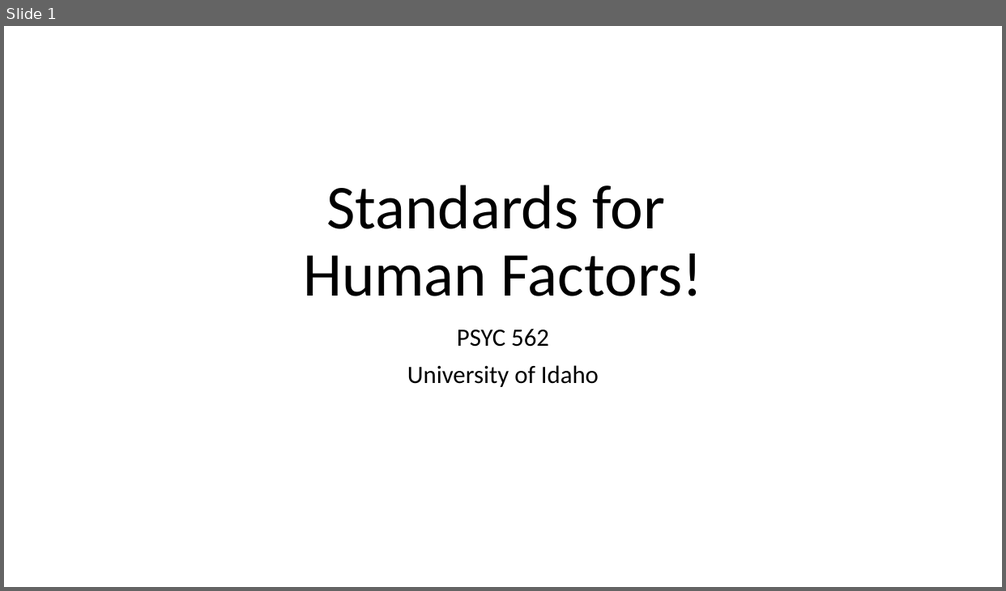
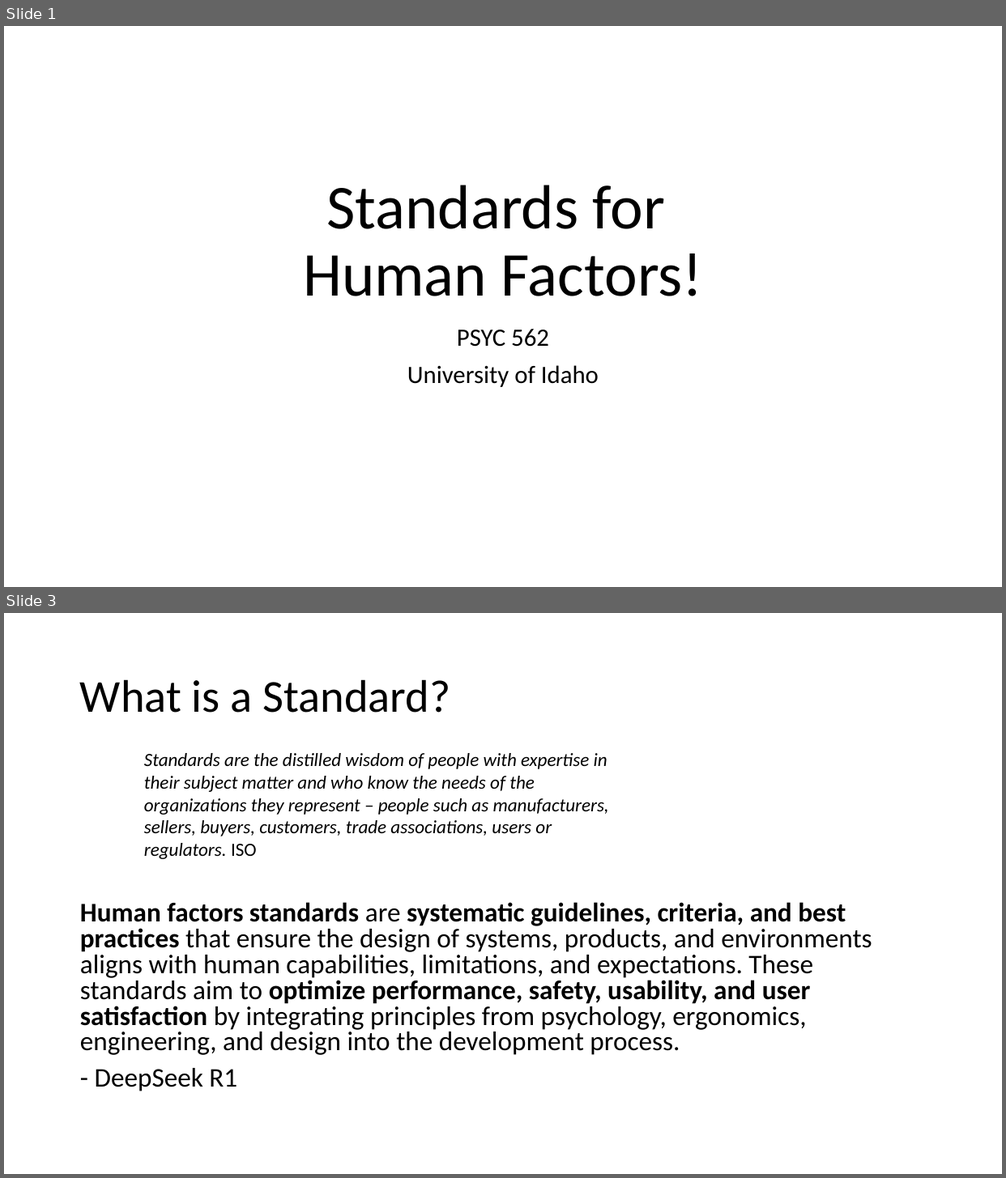
Before and after one commit to rogerlew/advanced-human-factors, a slide deck: readings/standards/Human Factors Standards.pptx. Shown one above the other, each under a label of ours: slide 1 before the commit, slides 1 and 3 after it; the slides between them are not shown. The pictures are 1006x591 and 1006x1178 pixels, drawn with LibreOffice and Linux fonts; fonts in the diff are those of the drawing. Boxes give left, top, right and bottom in pixels: in the first picture for what was removed or moved away, otherwise in the second. Text is boxed around its words. In the diff, an @@ line names an element or a change of style, - is before the commit and + after.

```diff
--- a/readings/standards/Human Factors Standards.pptx
+++ b/readings/standards/Human Factors Standards.pptx
@@ slide 3 added at (4,613,1002,1174), background #FFFFFF @@
@@ title added at (80,679,450,713), 44 pt, text #000000 @@
+What is a Standard?
@@ text added at (144,753,609,859), 18 pt, text #000000, italic @@
+Standards are the distilled wisdom of people with expertise in their subject matter and who know the needs of the organizations they represent – people such as manufacturers, sellers, buyers, customers, trade associations, users or regulators. ISO
@@ text added at (80,902,872,1092), 25.9 pt, text #000000 @@
+Human factors standards are systematic guidelines, criteria, and best practices that ensure the design of systems, products, and environments aligns with human capabilities, limitations, and expectations. These standards aim to optimize performance, safety, usability, and user satisfaction by integrating principles from psychology, ergonomics, engineering, and design into the development process.
+- DeepSeek R1
```
Also in this commit, not shown: 2 slides changed, 3 other slides added, 7 slides removed.
